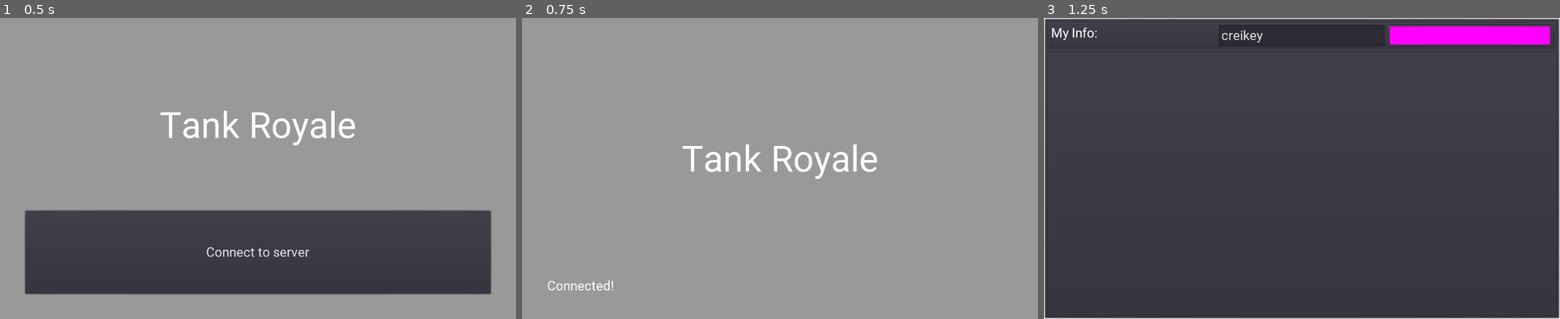
Above: before the commit, frames 1-3 (left to right).
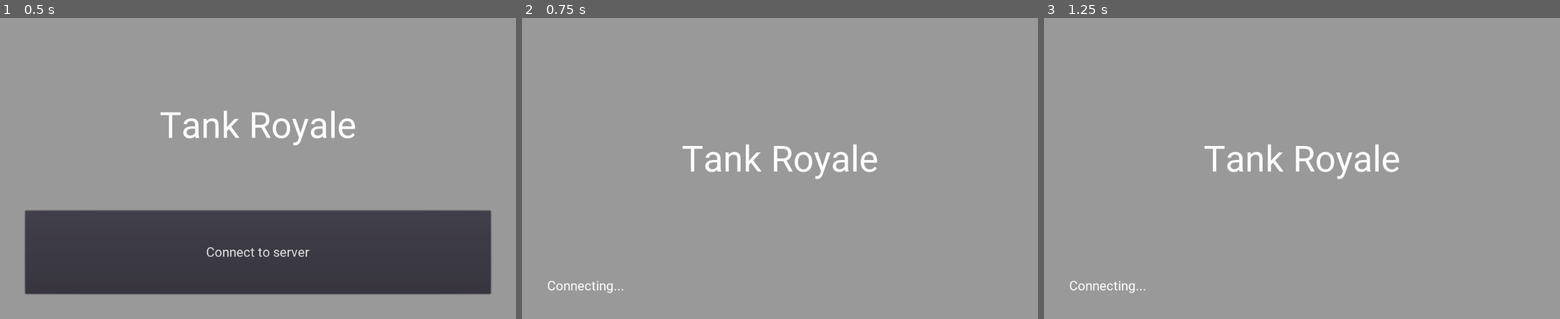
Above: after the commit, the same moments.

Repository: creikey/tank-royale
Game: Godot game, scene res://TitleConnectScreen.tscn
Same seed, same stepped clock (60 frames per second), same inputs: the game is played once before the commit and once after it.
Inputs:
- Up to frame 1 (0.5 s): no input
- Up to frame 2 (0.75 s): click "Connect to server" at 0.5 s
- Up to frame 3 (1.25 s): no input

Frame 1 is identical in both runs. In frame 2, less than 0.1% of the frame differs, in the area x 14-20%, y 87-92%; in frame 3, 99%, in the area x 0-100%, y 0-100%.

Commit message:
Add working countdown and usernames for players

Diff:
--- /dev/null
+++ b/src/GameStartCountdown.gd
@@ -0,0 +1,9 @@
+extends Label
+
+
+func _process(delta):
+	if LobbySingleton.start_game_countdown < 3.0:
+		visible = true
+		text = str("Game starting in: ", LobbySingleton.start_game_countdown)
+	else:
+		visible = false
--- a/src/InfoHBoxContainer.gd
+++ b/src/InfoHBoxContainer.gd
@@ -4,6 +4,7 @@
 
 var username := "test_username" setget set_username
 var color := Color() setget set_color
+var ready := false setget set_ready
 
 func set_username(new_username):
 	username = new_username
@@ -14,3 +15,13 @@
 	color = new_color
 	if has_node("Color"):
 		$Color.color = color
+
+func set_ready(new_ready):
+	ready = new_ready
+	if has_node("ReadyLabel"):
+		if ready:
+			$ReadyLabel.text = "ready"
+			$ReadyLabel.add_color_override("font_color", Color(0.2, 1, 0.2))
+		else:
+			$ReadyLabel.text = "not ready"
+			$ReadyLabel.add_color_override("font_color", Color(1, 0.2, 0.2))
--- a/src/InfoHBoxContainer.tscn
+++ b/src/InfoHBoxContainer.tscn
@@ -14,15 +14,25 @@
 
 [node name="Username" type="Label" parent="."]
 margin_top = 6.0
-margin_right = 263.0
+margin_right = 188.0
 margin_bottom = 38.0
 size_flags_horizontal = 3
 size_flags_stretch_ratio = 2.0
 text = "creikey"
 
 [node name="Color" type="ColorRect" parent="."]
-margin_left = 267.0
-margin_right = 399.0
+margin_left = 192.0
+margin_right = 286.0
 margin_bottom = 44.0
 size_flags_horizontal = 3
 color = Color( 0.890196, 0.0705882, 0.0705882, 1 )
+
+[node name="ReadyLabel" type="Label" parent="."]
+margin_left = 290.0
+margin_top = 6.0
+margin_right = 398.0
+margin_bottom = 38.0
+size_flags_horizontal = 3
+custom_colors/font_color = Color( 1, 0, 0, 1 )
+text = "not ready"
+align = 1
--- a/src/Lobby.gd
+++ b/src/Lobby.gd
@@ -25,6 +25,7 @@
 		users_vbox.add_child(cur_player_info_hbox)
 		cur_player_info_hbox.username = LobbySingleton.player_info[player_id]["username"]
 		cur_player_info_hbox.color = LobbySingleton.player_info[player_id]["color"]
+		cur_player_info_hbox.ready = LobbySingleton.player_info[player_id]["ready"]
 
 func _on_UsernameEdit_text_changed(new_text):
 	LobbySingleton.my_info["username"] = new_text
@@ -33,3 +34,8 @@
 func _on_ColorEdit_color_changed(color):
 	LobbySingleton.my_info["color"] = color
 	LobbySingleton.my_info_changed()
+
+
+func _on_CheckBox_toggled(button_pressed):
+	LobbySingleton.my_info["ready"] = button_pressed
+	LobbySingleton.my_info_changed()
--- a/src/Lobby.tscn
+++ b/src/Lobby.tscn
@@ -1,8 +1,9 @@
-[gd_scene load_steps=4 format=2]
+[gd_scene load_steps=5 format=2]
 
 [ext_resource path="res://theme.tres" type="Theme" id=1]
 [ext_resource path="res://Lobby.gd" type="Script" id=2]
 [ext_resource path="res://InfoHBoxContainer.tscn" type="PackedScene" id=3]
+[ext_resource path="res://GameStartCountdown.gd" type="Script" id=4]
 
 [node name="Lobby" type="Node2D"]
 script = ExtResource( 2 )
@@ -27,9 +28,17 @@
 margin_right = 1017.0
 margin_bottom = 593.0
 
+[node name="GameStartCountdown" type="Label" parent="UI/PanelContainer/VBoxContainer"]
+margin_right = 1010.0
+margin_bottom = 32.0
+text = "Game Starting in: 3.0"
+align = 1
+script = ExtResource( 4 )
+
 [node name="MyInfoPanelContainer" type="PanelContainer" parent="UI/PanelContainer/VBoxContainer"]
+margin_top = 36.0
 margin_right = 1010.0
-margin_bottom = 56.0
+margin_bottom = 92.0
 
 [node name="HBoxContainer" type="HBoxContainer" parent="UI/PanelContainer/VBoxContainer/MyInfoPanelContainer"]
 margin_left = 7.0
@@ -38,28 +47,34 @@
 margin_bottom = 49.0
 
 [node name="Label" type="Label" parent="UI/PanelContainer/VBoxContainer/MyInfoPanelContainer/HBoxContainer"]
-margin_right = 329.0
+margin_right = 258.0
 margin_bottom = 42.0
 size_flags_horizontal = 3
 size_flags_vertical = 3
 text = "My Info:"
 
 [node name="UsernameEdit" type="LineEdit" parent="UI/PanelContainer/VBoxContainer/MyInfoPanelContainer/HBoxContainer"]
-margin_left = 333.0
-margin_right = 662.0
+margin_left = 262.0
+margin_right = 520.0
 margin_bottom = 42.0
 size_flags_horizontal = 3
 size_flags_vertical = 3
 
 [node name="ColorEdit" type="ColorPickerButton" parent="UI/PanelContainer/VBoxContainer/MyInfoPanelContainer/HBoxContainer"]
-margin_left = 666.0
-margin_right = 996.0
+margin_left = 524.0
+margin_right = 782.0
 margin_bottom = 42.0
 size_flags_horizontal = 3
 edit_alpha = false
 
+[node name="CheckBox" type="CheckBox" parent="UI/PanelContainer/VBoxContainer/MyInfoPanelContainer/HBoxContainer"]
+margin_left = 786.0
+margin_right = 996.0
+margin_bottom = 42.0
+text = "ready checkbox"
+
 [node name="UsersPanel" type="PanelContainer" parent="UI/PanelContainer/VBoxContainer"]
-margin_top = 60.0
+margin_top = 96.0
 margin_right = 1010.0
 margin_bottom = 586.0
 size_flags_vertical = 3
@@ -68,6 +83,7 @@
 margin_left = 7.0
 margin_top = 7.0
 margin_right = 1003.0
-margin_bottom = 519.0
+margin_bottom = 483.0
 [connection signal="text_changed" from="UI/PanelContainer/VBoxContainer/MyInfoPanelContainer/HBoxContainer/UsernameEdit" to="." method="_on_UsernameEdit_text_changed"]
 [connection signal="color_changed" from="UI/PanelContainer/VBoxContainer/MyInfoPanelContainer/HBoxContainer/ColorEdit" to="." method="_on_ColorEdit_color_changed"]
+[connection signal="toggled" from="UI/PanelContainer/VBoxContainer/MyInfoPanelContainer/HBoxContainer/CheckBox" to="." method="_on_CheckBox_toggled"]
--- a/src/LobbySingleton.gd
+++ b/src/LobbySingleton.gd
@@ -10,11 +10,17 @@
 var server: WebSocketServer = null
 var client: WebSocketClient = null
 
+remotesync var start_game_countdown := 3.0
+
+# have to wait for players to load in main scene
+var players_done_configuring = []
 # Player info, associate ID to data
 var player_info = {}
 # Info we send to other players
 var my_info = { username = "creikey", color = Color8(255, 0, 255), ready = false }
 
+var game_active := false
+var printed_polling := false
 # Connect all functions
 
 func _ready():
@@ -36,15 +42,39 @@
 	_err = get_tree().connect("connection_failed", self, "_connected_fail")
 	_err = get_tree().connect("server_disconnected", self, "_server_disconnected")
 
-var printed_polling := false
 
-func _process(_delta):
+func _everybody_ready() -> bool:
+	assert(get_tree().get_network_unique_id() == 1)
+	if player_info.size() == 0:
+#		print("player info size is 0")
+		return false
+#	if not my_info["ready"]:
+#		return false
+	for p in player_info:
+		if p == 1:
+			continue
+		if player_info[p]["ready"] == false:
+#			print("Player ", p, "Is not ready")
+			return false
+#	print("Everybody's ready")
+	return true
+
+func _process(delta):
 	if server != null:
 		if server.is_listening():
 			if not printed_polling:
 				print("polling!")
 				printed_polling = true
 			server.poll()
+			if game_active:
+				return
+			if _everybody_ready():
+				rset("start_game_countdown", start_game_countdown - delta)
+				if start_game_countdown <= 0.0:
+					game_active = true
+					rpc("pre_configure_game")
+			else:
+				rset("start_game_countdown", 3.0)
 	if client != null:
 		client.poll()
 #		match client.get_connection_status():
@@ -74,14 +104,56 @@
 	print("info received: ", info)
 	# Get the id of the RPC sender.
 	var id = get_tree().get_rpc_sender_id()
-	if id == 1:
-		return
+
 	# Store the info
-	player_info[id] = info
+	if id != 1:
+		player_info[id] = info
 
 	# Call function to update lobby UI here
 	emit_signal("player_info_updated")
 
+func spawn_player(peer_id: int, info: Dictionary, is_my_player: bool):
+	var my_player = preload("res://Player.tscn").instance()
+	my_player.set_name(str(peer_id))
+	my_player.get_node("Camera2D").current = is_my_player
+	my_player.set_network_master(peer_id)
+
+	my_player.modulate = info["color"]
+	my_player.username = info["username"]
+
+	get_node("/root/Main/Players").add_child(my_player)
+
+remote func pre_configure_game():
+	get_tree().set_pause(true)
+	var self_peer_id = get_tree().get_network_unique_id()
+
+	get_tree().change_scene("res://Main.tscn")
+	yield(get_tree().create_timer(0.2), "timeout")
+
+	spawn_player(self_peer_id, my_info, true)
+
+	for p in player_info:
+		spawn_player(p, player_info[p], false)
+
+	rpc_id(1, "done_preconfiguring", self_peer_id)
+
+remote func done_preconfiguring(who):
+	# Here are some checks you can do, for example
+	assert(get_tree().is_network_server())
+	assert(who in player_info) # Exists
+	assert(not who in players_done_configuring) # Was not added yet
+
+	players_done_configuring.append(who)
+
+	if players_done_configuring.size() == player_info.size():
+		rpc("post_configure_game")
+
+remote func post_configure_game():
+	get_tree().set_pause(false)
+	# Game starts now!
+
 func my_info_changed():
-	for id in player_info.keys():
-		rpc_id(id, "register_player", my_info)
+	rpc("register_player", my_info)
+#	for id in player_info.keys():
+#		rpc_id(id, "register_player", my_info)
+#	rpc_id(1, "register_player", my_info)
--- /dev/null
+++ b/src/Main.tscn
@@ -0,0 +1,29 @@
+[gd_scene format=2]
+
+[node name="Main" type="Node2D"]
+
+[node name="Players" type="Node2D" parent="."]
+
+[node name="SpawnPoint0" type="Position2D" parent="Players"]
+position = Vector2( 102.132, 50.6294 )
+__meta__ = {
+"_gizmo_extents_": 100.0
+}
+
+[node name="SpawnPoint1" type="Position2D" parent="Players"]
+position = Vector2( 758.002, 60.3221 )
+__meta__ = {
+"_gizmo_extents_": 100.0
+}
+
+[node name="SpawnPoint2" type="Position2D" parent="Players"]
+position = Vector2( 743.463, 454.491 )
+__meta__ = {
+"_gizmo_extents_": 100.0
+}
+
+[node name="SpawnPoint3" type="Position2D" parent="Players"]
+position = Vector2( 105.363, 446.413 )
+__meta__ = {
+"_gizmo_extents_": 100.0
+}
--- /dev/null
+++ b/src/Player.gd
@@ -0,0 +1,8 @@
+extends KinematicBody2D
+
+var username := "" setget set_username
+
+func set_username(new_username):
+	username = new_username
+	if has_node("UsernameLabel"):
+		$UsernameLabel.text = username
--- /dev/null
+++ b/src/Player.tscn
@@ -0,0 +1,54 @@
+[gd_scene load_steps=5 format=2]
+
+[ext_resource path="res://Player.gd" type="Script" id=1]
+[ext_resource path="res://Roboto-Regular.ttf" type="DynamicFontData" id=2]
+
+[sub_resource type="DynamicFont" id=1]
+size = 36
+font_data = ExtResource( 2 )
+
+[sub_resource type="RectangleShape2D" id=2]
+extents = Vector2( 34.0285, 43.0097 )
+
+[node name="Player" type="KinematicBody2D"]
+script = ExtResource( 1 )
+
+[node name="ColorRect" type="ColorRect" parent="."]
+margin_left = -33.0
+margin_top = -43.0
+margin_right = 34.0
+margin_bottom = 43.0
+color = Color( 0.819608, 0.819608, 0.819608, 1 )
+__meta__ = {
+"_edit_use_anchors_": false
+}
+
+[node name="ColorRect2" type="ColorRect" parent="ColorRect"]
+margin_left = 27.0
+margin_top = -30.0
+margin_right = 40.0
+margin_bottom = 28.0
+color = Color( 0.278431, 0.278431, 0.278431, 1 )
+__meta__ = {
+"_edit_use_anchors_": false
+}
+
+[node name="Camera2D" type="Camera2D" parent="."]
+smoothing_enabled = true
+
+[node name="UsernameLabel" type="Label" parent="."]
+margin_left = -112.0
+margin_top = -137.0
+margin_right = 111.0
+margin_bottom = -94.0
+custom_fonts/font = SubResource( 1 )
+custom_colors/font_color = Color( 0.72549, 0.72549, 0.72549, 1 )
+text = "creikey"
+align = 1
+autowrap = true
+__meta__ = {
+"_edit_use_anchors_": false
+}
+
+[node name="CollisionShape2D" type="CollisionShape2D" parent="."]
+shape = SubResource( 2 )
--- a/src/TitleConnectScreen.gd
+++ b/src/TitleConnectScreen.gd
@@ -14,13 +14,22 @@
 	status_label.visible = true
 
 	LobbySingleton.client = WebSocketClient.new()
+	LobbySingleton.client.connect("connection_error", self, "_on_connection_error")
 	var err: int = LobbySingleton.client.connect_to_url(LobbySingleton.url, PoolStringArray(), true)
 	if err != OK:
 		status_label.text = str("Error connecting: ", str(err))
 		connect_button.visible = true
 		return
 	get_tree().set_network_peer(LobbySingleton.client)
-	status_label.text = "Connected!"
-	yield(get_tree().create_timer(0.5), "timeout")
-# warning-ignore:return_value_discarded
-	get_tree().change_scene("res://Lobby.tscn")
+
+func _on_connection_error():
+	status_label.text = str("Error connecting: Could not connect to server")
+	connect_button.visible = true
+	return
+
+func _process(_delta):
+	if LobbySingleton.client != null and LobbySingleton.client.get_connection_status() == WebSocketClient.CONNECTION_CONNECTED:
+		status_label.text = "Connected!"
+#		yield(get_tree().create_timer(0.5), "timeout")
+	# warning-ignore:return_value_discarded
+		get_tree().change_scene("res://Lobby.tscn")
